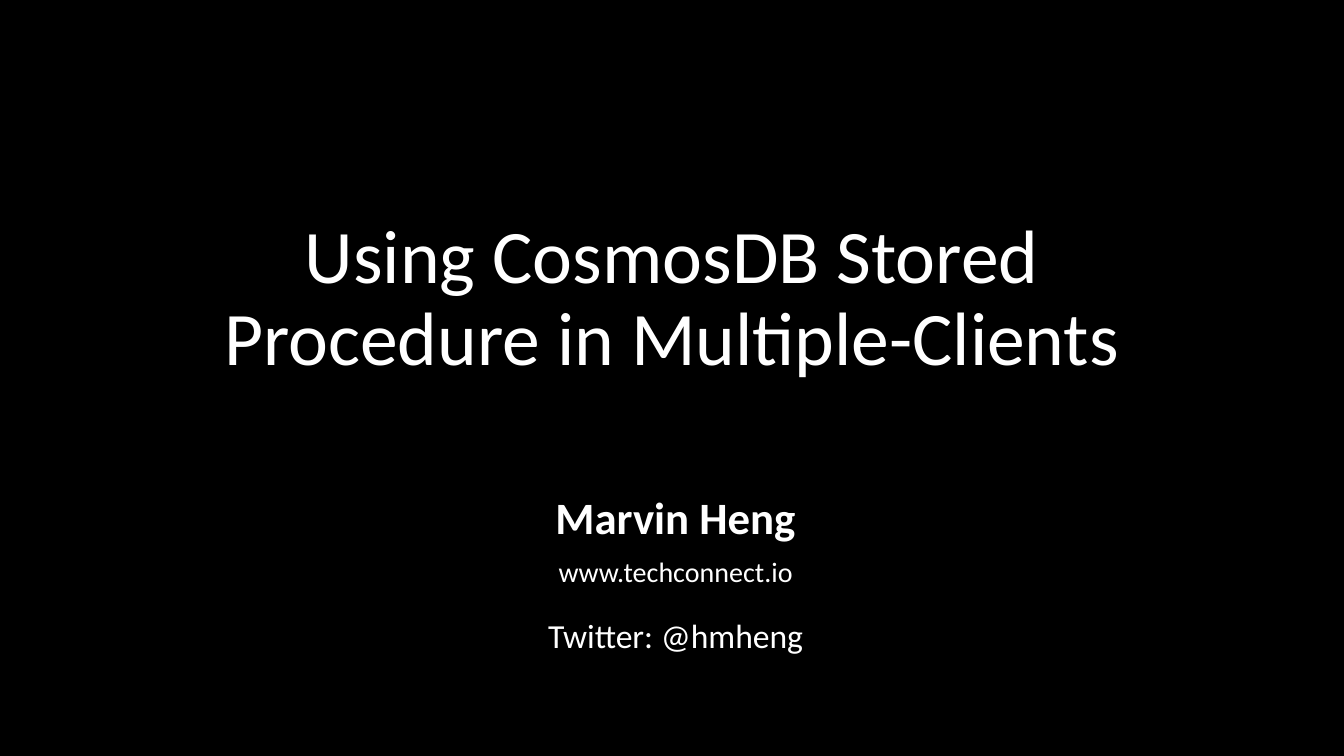
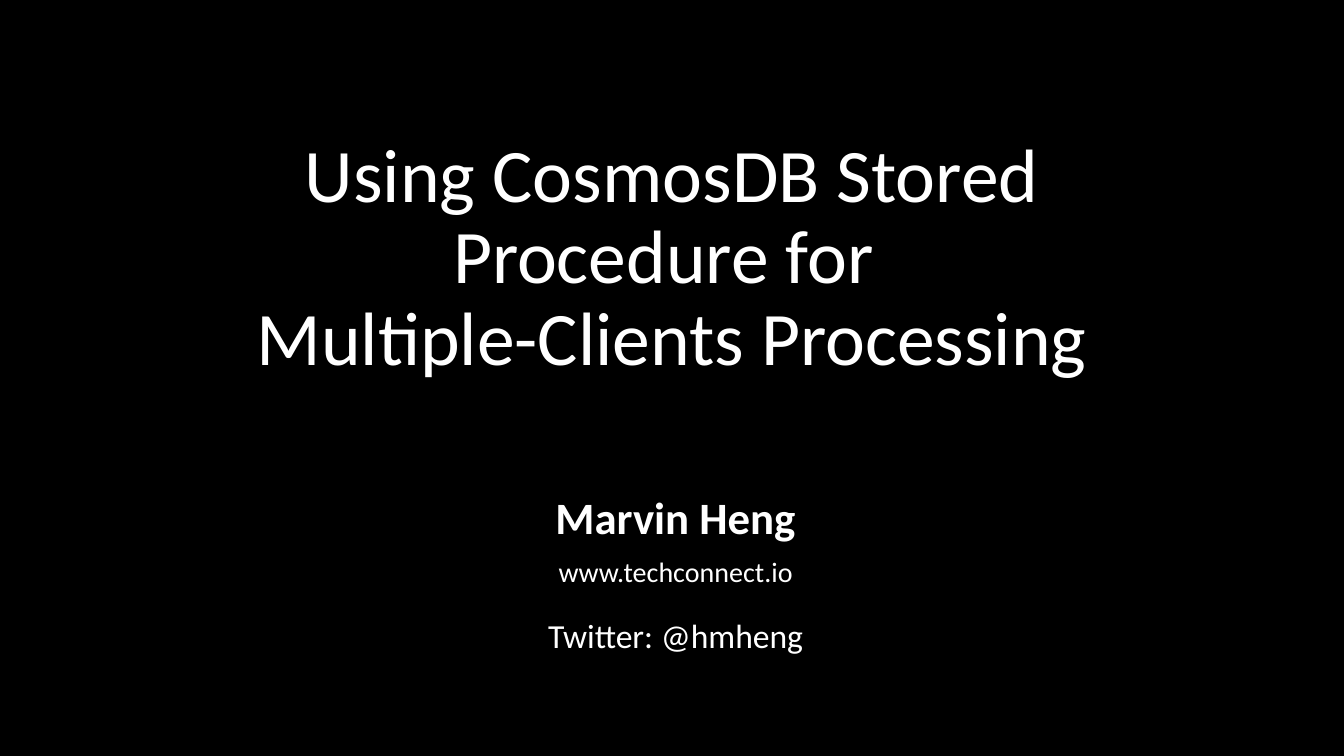
Before and after one commit to hmheng/CosmosDBSPDemo, a slide deck: slide 5 of CosmosDBSPDemo.pptx. Drawn at 1344x756 pixels with LibreOffice and Linux fonts; fonts in the diff are those of the drawing. Boxes give left, top, right and bottom in pixels: in the first picture for what was removed or moved away, otherwise in the second. Text is boxed around its words. In the diff, an @@ line names an element or a change of style, - is before the commit and + after.

```diff
--- a/CosmosDBSPDemo.pptx
+++ b/CosmosDBSPDemo.pptx
@@ title at bbox=[257, 149, 1086, 378]: text changed @@
-Using CosmosDB Stored Procedure in Multiple-Clients
+Using CosmosDB Stored Procedure for
+Multiple-Clients Processing
```
Also in this commit, not shown: 1 other slide changed.
